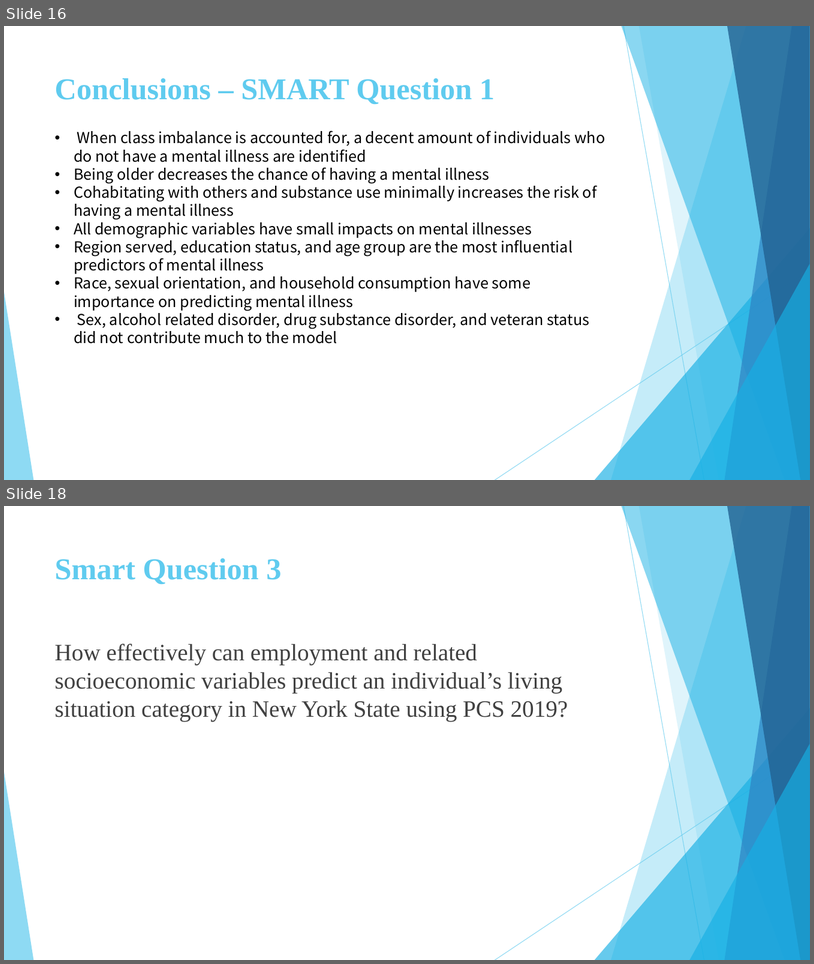
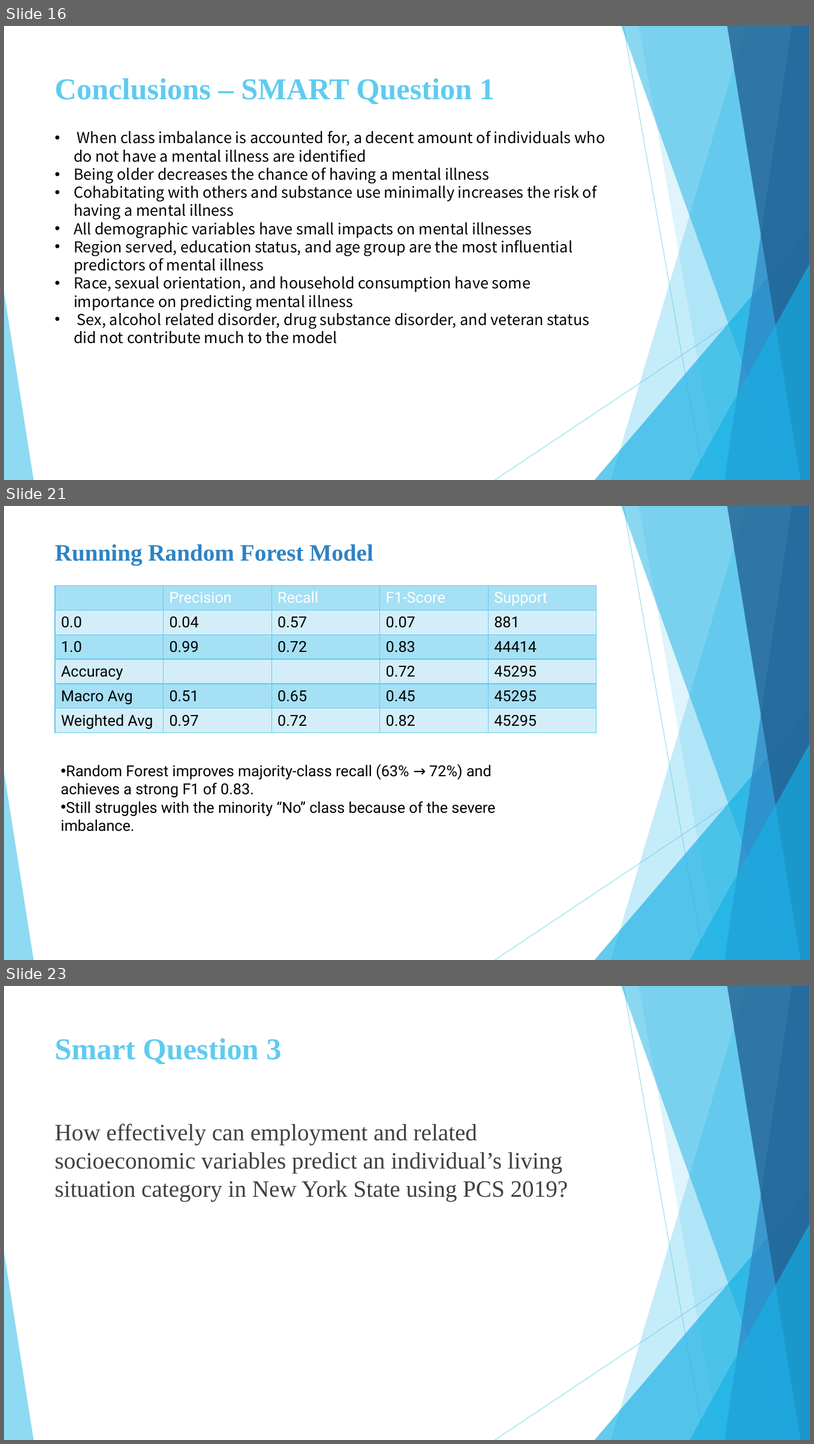
Before and after one commit to daniasalman6/Project-Data-Mining, a slide deck: Presentation/Final_Presentation.pptx. Shown one above the other, each under a label of ours: slides 16 and 18 before the commit, slides 16, 21 and 23 after it; the slides between them are not shown. The pictures are 814x964 and 814x1444 pixels, drawn with LibreOffice and Linux fonts; fonts in the diff are those of the drawing. Boxes give left, top, right and bottom in pixels: in the first picture for what was removed or moved away, otherwise in the second. Text is boxed around its words. In the diff, an @@ line names an element or a change of style, - is before the commit and + after.

```diff
--- a/Presentation/Final_Presentation.pptx
+++ b/Presentation/Final_Presentation.pptx
@@ slide 21 added at (4, 506, 810, 960), background #FFFFFF; not listed: 10 template elements that a slide beside it also shows @@
@@ text added at (55, 544, 374, 565), 28 pt, text #2E83C3, bold @@
+Running Random Forest Model
@@ table added at (55, 585, 596, 733), 6 rows, 5 columns @@
+ | Precision | Recall | F1-Score | Support
+0.0 | 0.04 | 0.57 | 0.07 | 881
+1.0 | 0.99 | 0.72 | 0.83 | 44414
+Accuracy |  |  | 0.72 | 45295
+Macro Avg | 0.51 | 0.65 | 0.45 | 45295
+Weighted Avg | 0.97 | 0.72 | 0.82 | 45295
@@ text added at (61, 764, 495, 831), 18 pt, text #000000 @@
+• Random Forest improves majority-class recall (63% → 72%) and achieves a strong F1 of 0.83.
+• Still struggles with the minority “No” class because of the severe imbalance.
@@ what was slide 18 is now slide 23 @@
```
Also in this commit, not shown: 2 slides changed, 4 other slides added, 1 other file.
